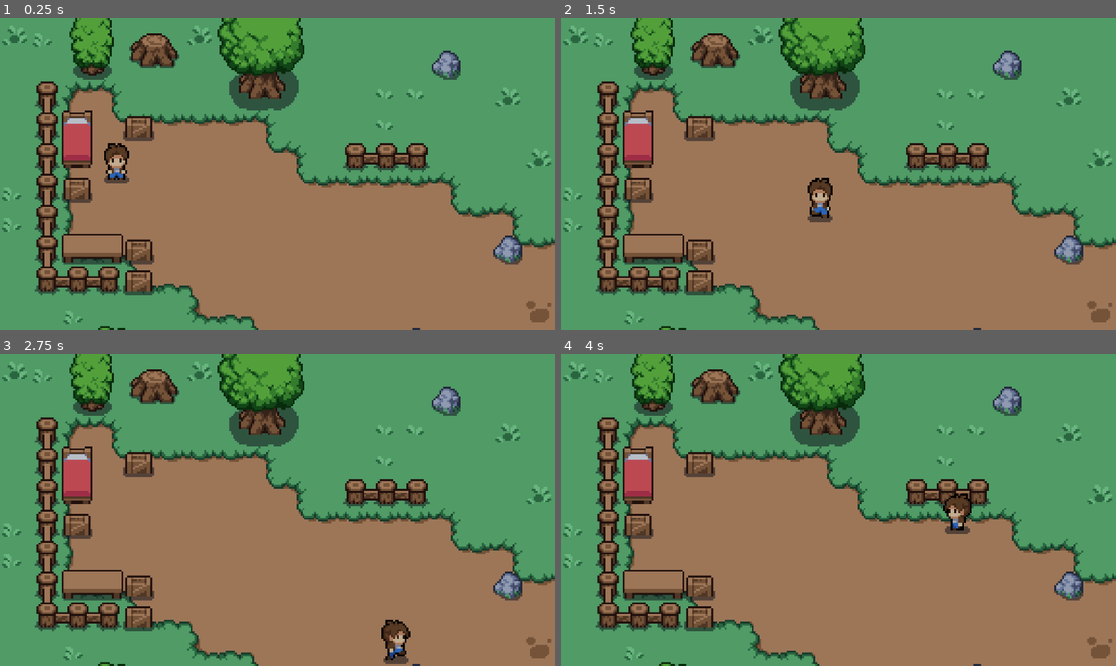
Above: before the commit, frames 1-4 (two rows, left to right).
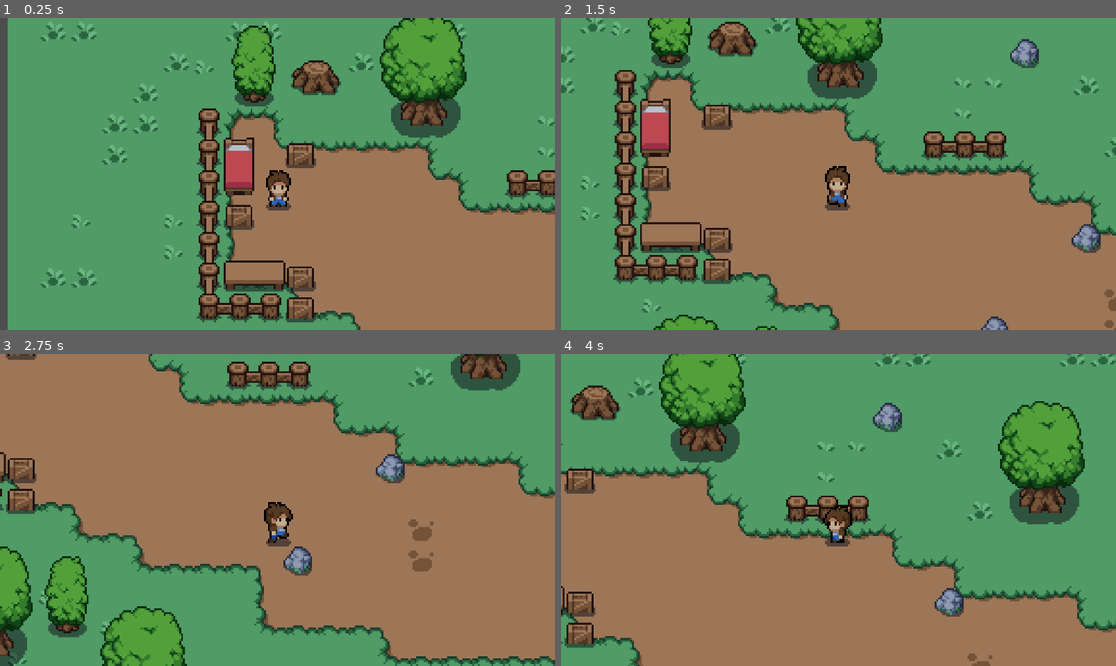
Above: after the commit, the same moments.

Repository: hafiy-hz/ITProject
Game: Godot game, scene res://stage/stage.tscn
Two runs of this game, one before a commit and one after it. Both use one fixed random seed, a clock stepped at 60 frames per second and the inputs below. The project has no main scene, so this scene is started directly.
Inputs:
- Up to frame 1 (0.25 s): no input
- Up to frame 2 (1.5 s): hold Right (ui_right) 0.53-1.28 s; hold Down (ui_down) from 1.28 s (still down)
- Up to frame 3 (2.75 s): release Down (ui_down) at 2.03 s; hold Right (ui_right) from 2.03 s (still down)
- Up to frame 4 (4 s): release Right (ui_right) at 2.78 s; hold Up (ui_up) 2.78-3.53 s; hold Left (ui_left) from 3.53 s (still down)

The runs differ from the first frame. In frame 1, 45% of the frame differs, in the area x 0-100%, y 0-100%; in frame 2, 30%; in frame 3, 56%; in frame 4, 48%.

Commit message:
minor changes

Diff:
--- a/player.tscn
+++ b/player.tscn
@@ -413,12 +413,20 @@
 "speed": 5.0
 }]
 
+[sub_resource type="CapsuleShape2D" id="CapsuleShape2D_onrkg"]
+radius = 2.0
+height = 16.0
+
 [node name="Player" type="CharacterBody2D"]
 script = ExtResource("1_onrkg")
-
-[node name="CollisionShape2D" type="CollisionShape2D" parent="."]
 
 [node name="AnimatedSprite2D" type="AnimatedSprite2D" parent="."]
 sprite_frames = SubResource("SpriteFrames_dw050")
 animation = &"side_walk"
 frame_progress = 0.0893143
+
+[node name="CollisionShape2D" type="CollisionShape2D" parent="."]
+position = Vector2(0, 11)
+shape = SubResource("CapsuleShape2D_onrkg")
+
+[node name="Camera2D" type="Camera2D" parent="."]
--- a/stage/stage.tscn
+++ b/stage/stage.tscn
@@ -261,10 +261,12 @@
 9:8/0 = 0
 9:8/0/physics_layer_0/polygon_0/points = PackedVector2Array(-8, -8, 1.61873, -8, 0.179857, 0.359716, -3.23746, 3.77703, -8, 5.2159)
 10:7/0 = 0
+10:7/0/z_index = 2
 10:7/0/physics_layer_0/polygon_0/points = PackedVector2Array(1.25901, 2.33816, 3.23746, 1.25901, 8, 0.359716, 8, 8, -3.23746, 8, -1.43887, 4.49647)
 10:8/0 = 0
 10:8/0/physics_layer_0/polygon_0/points = PackedVector2Array(8, -8, 8, -3.77703, 8, 0.539576, 1.97845, 0.719435, 1.25901, -2.51802, -3.0576, -2.33816, -3.59718, -8)
 11:7/0 = 0
+11:7/0/z_index = 2
 11:7/0/physics_layer_0/polygon_0/points = PackedVector2Array(-0.539577, 3.59717, 1.07915, 8, -8, 8, -8, 0.899294, -3.77703, 0.719435)
 11:8/0 = 0
 11:8/0/physics_layer_0/polygon_0/points = PackedVector2Array(2.69788, -8, 3.0576, -3.41732, 1.97845, 0.719435, -8, 0.179859, -8, -8)
@@ -341,22 +343,37 @@
 3:3/0 = 0
 0:4/0 = 0
 1:4/0 = 0
+1:4/0/z_index = 2
 2:4/0 = 0
+2:4/0/z_index = 2
 3:4/0 = 0
+3:4/0/z_index = 2
 4:4/0 = 0
+4:4/0/z_index = 2
 5:4/0 = 0
+5:4/0/z_index = 2
 0:5/0 = 0
 1:5/0 = 0
+1:5/0/z_index = 2
 2:5/0 = 0
+2:5/0/z_index = 2
 3:5/0 = 0
+3:5/0/z_index = 2
 4:5/0 = 0
+4:5/0/z_index = 2
 5:5/0 = 0
+5:5/0/z_index = 2
 0:6/0 = 0
 1:6/0 = 0
+1:6/0/z_index = 2
 2:6/0 = 0
+2:6/0/z_index = 2
 3:6/0 = 0
+3:6/0/z_index = 2
 4:6/0 = 0
+4:6/0/z_index = 2
 5:6/0 = 0
+5:6/0/z_index = 2
 0:7/0 = 0
 1:7/0 = 0
 2:7/0 = 0
@@ -475,10 +492,6 @@
 sources/3 = SubResource("TileSetAtlasSource_hdngj")
 sources/4 = SubResource("TileSetAtlasSource_txpq7")
 
-[sub_resource type="CapsuleShape2D" id="CapsuleShape2D_au0sk"]
-radius = 2.0
-height = 18.0
-
 [node name="stage" type="Node2D"]
 
 [node name="TileMapLayer" type="TileMapLayer" parent="."]
@@ -495,7 +508,3 @@
 
 [node name="Player" parent="." instance=ExtResource("7_au0sk")]
 position = Vector2(60, 67)
-
-[node name="CollisionShape2D2" type="CollisionShape2D" parent="Player"]
-position = Vector2(0, 10)
-shape = SubResource("CapsuleShape2D_au0sk")
Not shown: 1 places in player.tscn that only renumber resources
Not shown: 1 places in stage/stage.tscn that only renumber resources
